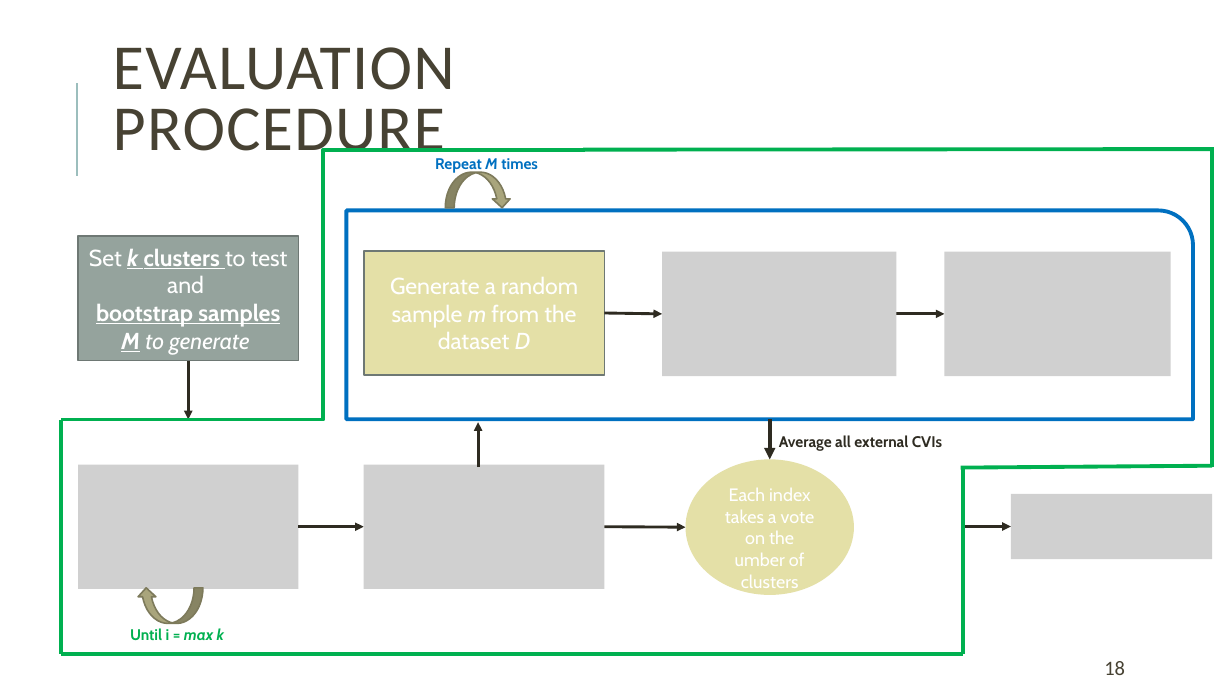
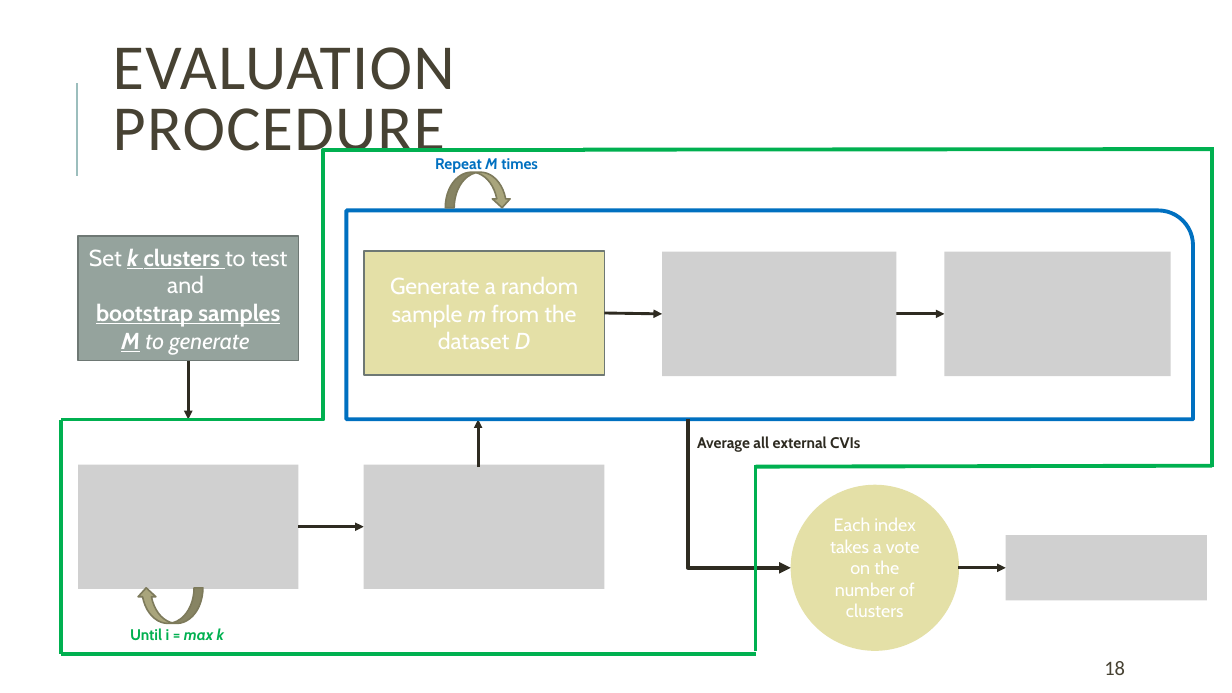
Before and after one commit to Nuno09/MscThesis, a slide deck: slide 18 of Dissertacao/apresentação_tese.pptx. Drawn at 1232x693 pixels with LibreOffice and Linux fonts; fonts in the diff are those of the drawing; grey boxes stand for pictures. Boxes give left, top, right and bottom in pixels: in the first picture for what was removed or moved away, otherwise in the second. Text is boxed around its words. In the diff, an @@ line names an element or a change of style, - is before the commit and + after.

Commit message:
updated presentation

```diff
--- a/Dissertacao/apresentação_tese.pptx
+++ b/Dissertacao/apresentação_tese.pptx
@@ elbow arrow moved from (770, 420) - (770, 459) to (689, 419) - (791, 568) @@
@@ text "Average all external CVIs": place and size @@
-text "Average all external CVIs" at (779, 435, 942, 451)
+text "Average all external CVIs" at (697, 436, 860, 452)
@@ line moved from (964, 654) - (964, 468) to (756, 652) - (756, 465) @@
@@ line moved from (961, 468) - (1213, 466) to (756, 467) - (1213, 466) @@
@@ ellipse "Each index takes a vote ...": place and size @@
-ellipse "Each index takes a vote ..." at (686, 459, 854, 595)
+ellipse "Each index takes a vote ..." at (791, 485, 959, 652)
@@ arrow removed from (604, 527) to (686, 528) @@
@@ text in ellipse at (830, 517, 920, 617): text changed @@
-Each index takes a vote on the umber of clusters
+Each index takes a vote on the number of clusters
@@ picture: place and size @@
-picture at (1011, 494, 1213, 559)
+picture at (1006, 535, 1207, 601)
@@ arrow moved from (964, 527) - (1011, 527) to (958, 568) - (1006, 568) @@
@@ line moved from (61, 654) - (882, 654) to (61, 654) - (756, 654) @@
@@ line removed from (61, 654) to (964, 654) @@
```
Also in this commit, not shown: 1 other slide changed.
